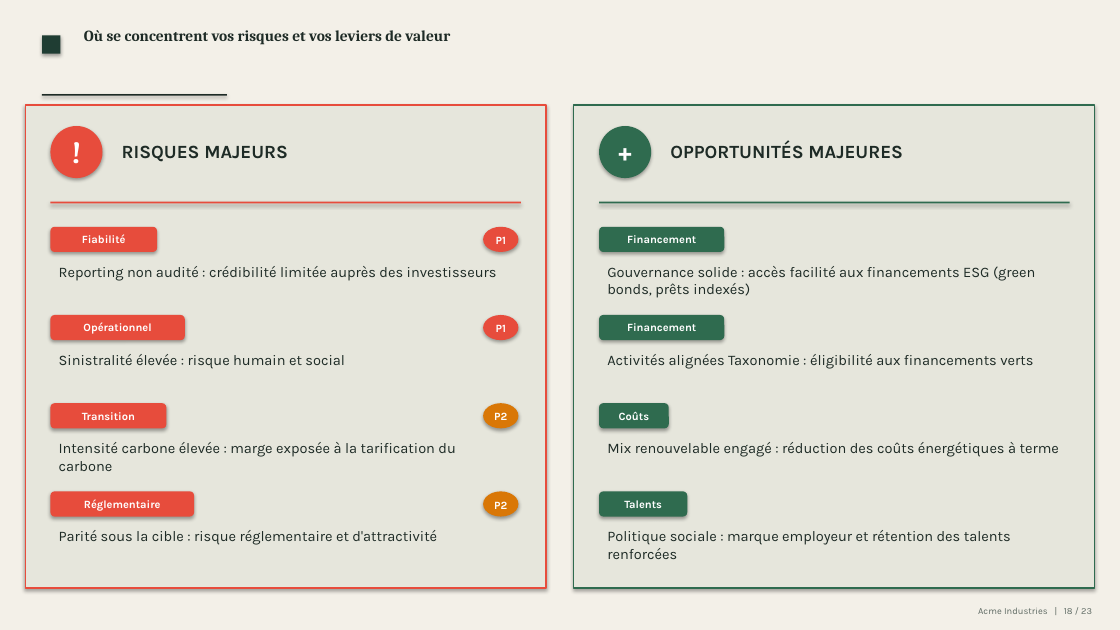
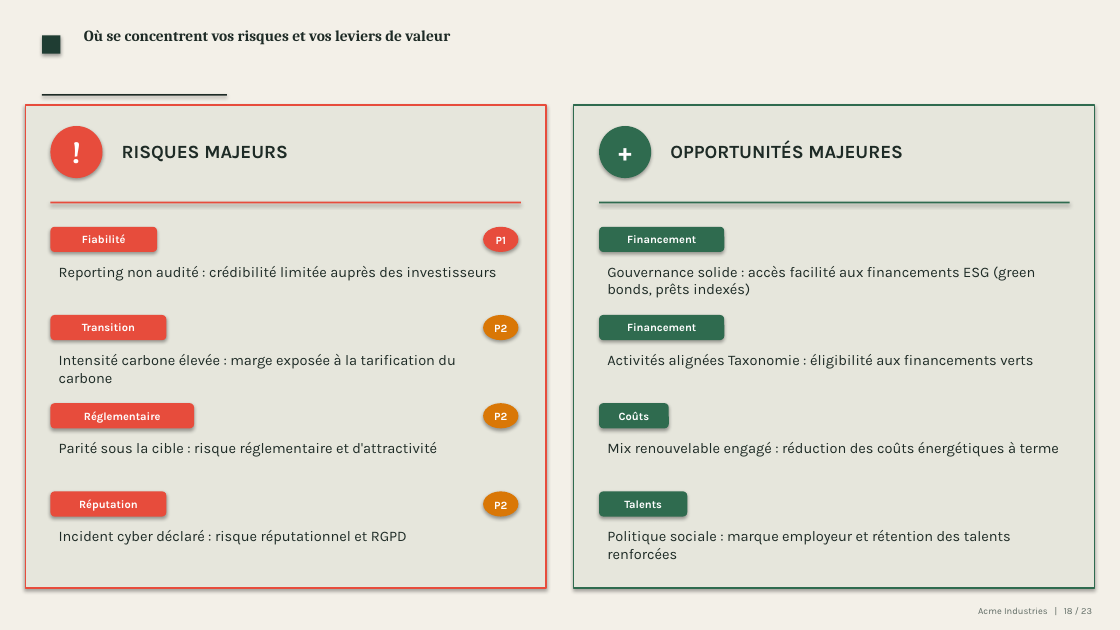
Before and after one commit to mehdiarrais-bot/Ethereal-ESG, a slide deck: slide 18 of examples/Presentation.pptx. Drawn at 1120x630 pixels with LibreOffice and Linux fonts; fonts in the diff are those of the drawing. Boxes give left, top, right and bottom in pixels: in the first picture for what was removed or moved away, otherwise in the second. Text is boxed around its words. In the diff, an @@ line names an element or a change of style, - is before the commit and + after.

```diff
--- a/examples/Presentation.pptx
+++ b/examples/Presentation.pptx
@@ rounded rectangle: place and size @@
-rounded rectangle at [50, 315, 185, 340]
+rounded rectangle at [50, 315, 166, 340]
@@ text removed at [83, 322, 151, 334] @@
-Opérationnel
@@ ellipse at [483, 315, 518, 340]: fill #E74C3C to #D97706 @@
@@ text at [494, 324, 507, 332]: text changed @@
-P1
+P2
@@ text removed at [59, 354, 345, 369] @@
-Sinistralité élevée : risque humain et social
@@ rounded rectangle: place and size @@
-rounded rectangle at [50, 403, 166, 429]
+rounded rectangle at [50, 403, 194, 429]
@@ 4 texts: place and size @@
-4 texts at [59, 412, 455, 545]
+4 texts at [59, 323, 455, 457]
@@ rounded rectangle: place and size @@
-rounded rectangle at [50, 492, 194, 517]
+rounded rectangle at [50, 492, 166, 517]
@@ text added at [79, 499, 138, 511], 9.5 pt, text #FFFFFF, bold @@
+Réputation
@@ text added at [59, 530, 407, 545], 12.5 pt, text #1E2B26 @@
+Incident cyber déclaré : risque réputationnel et RGPD
```
Also in this commit, not shown: 7 other slides changed, 32 other files.
